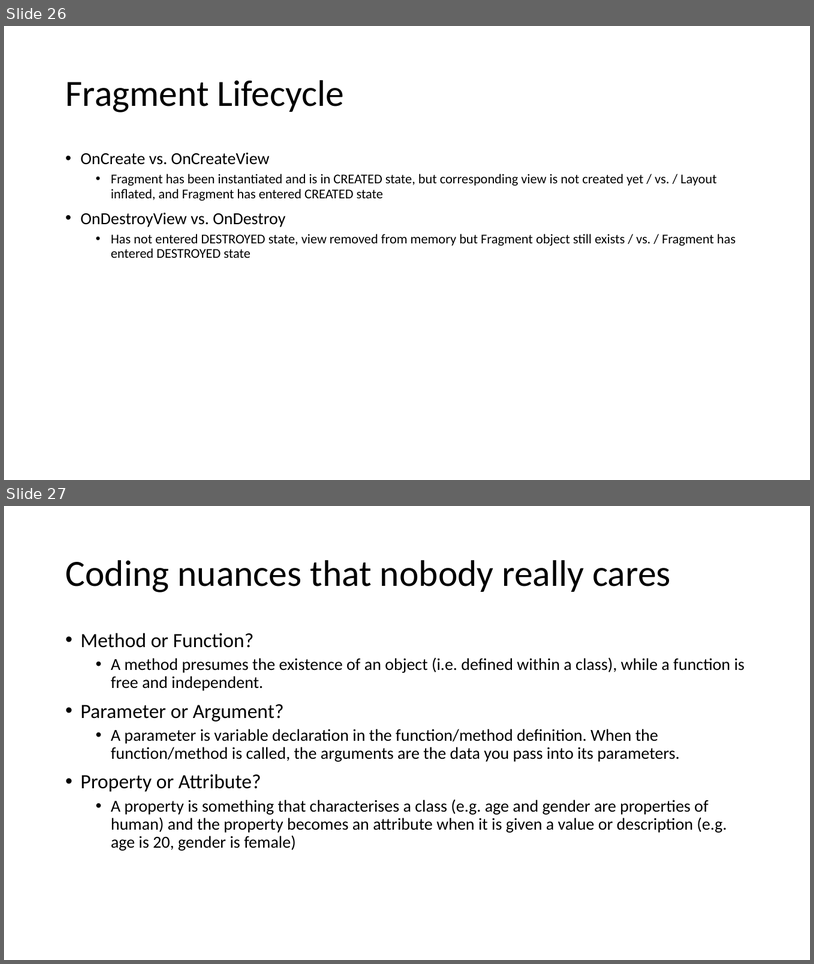
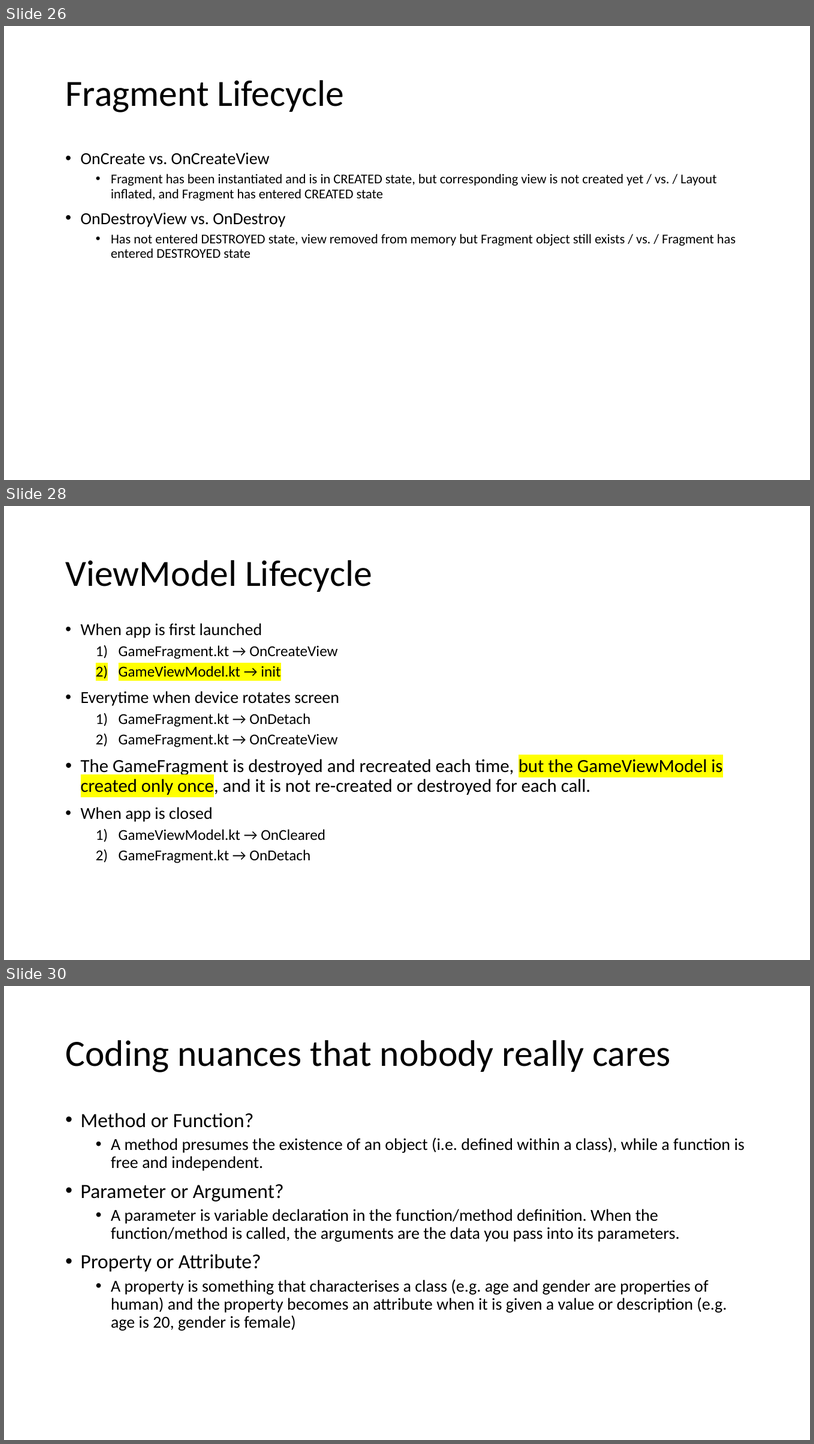
Before and after one commit to joellecorliss/Associate-Android-Developer, a slide deck: Android Basics in Kotlin.pptx. Shown one above the other, each under a label of ours: slides 26 and 27 before the commit, slides 26, 28 and 30 after it; the slides between them are not shown. The pictures are 814x964 and 814x1444 pixels, drawn with LibreOffice and Linux fonts; fonts in the diff are those of the drawing. Boxes give left, top, right and bottom in pixels: in the first picture for what was removed or moved away, otherwise in the second. Text is boxed around its words. In the diff, an @@ line names an element or a change of style, - is before the commit and + after.

```diff
--- a/Android Basics in Kotlin.pptx
+++ b/Android Basics in Kotlin.pptx
@@ slide 28 added at <box>4,506,810,960</box>, background #FFFFFF @@
@@ title added at <box>65,560,372,592</box>, 44 pt, text #000000 @@
+ViewModel Lifecycle
@@ text added at <box>81,623,723,863</box>, 18 pt, text #000000 @@
+• When app is first launched
+  1) GameFragment.kt → OnCreateView
+  2) GameViewModel.kt → init
+• Everytime when device rotates screen
+  1) GameFragment.kt → OnDetach
+  2) GameFragment.kt → OnCreateView
+• The GameFragment is destroyed and recreated each time, but the GameViewModel is created only once, and it is not re-created or destroyed for each call.
+• When app is closed
+  1) GameViewModel.kt → OnCleared
+  2) GameFragment.kt → OnDetach
@@ what was slide 27 is now slide 30 @@
```
Also in this commit, not shown: 5 slides changed, 13 other slides added, 5 other files.
